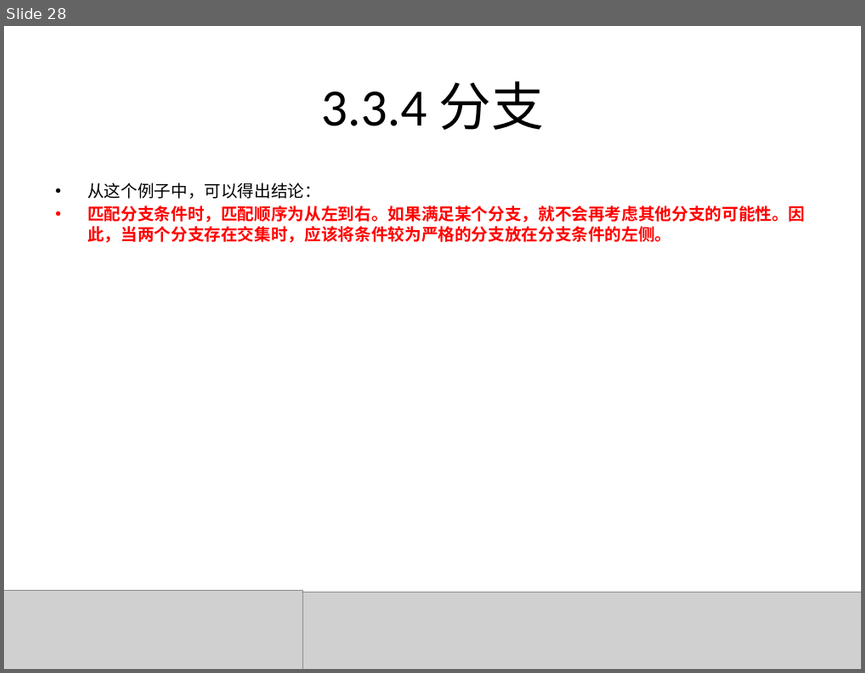
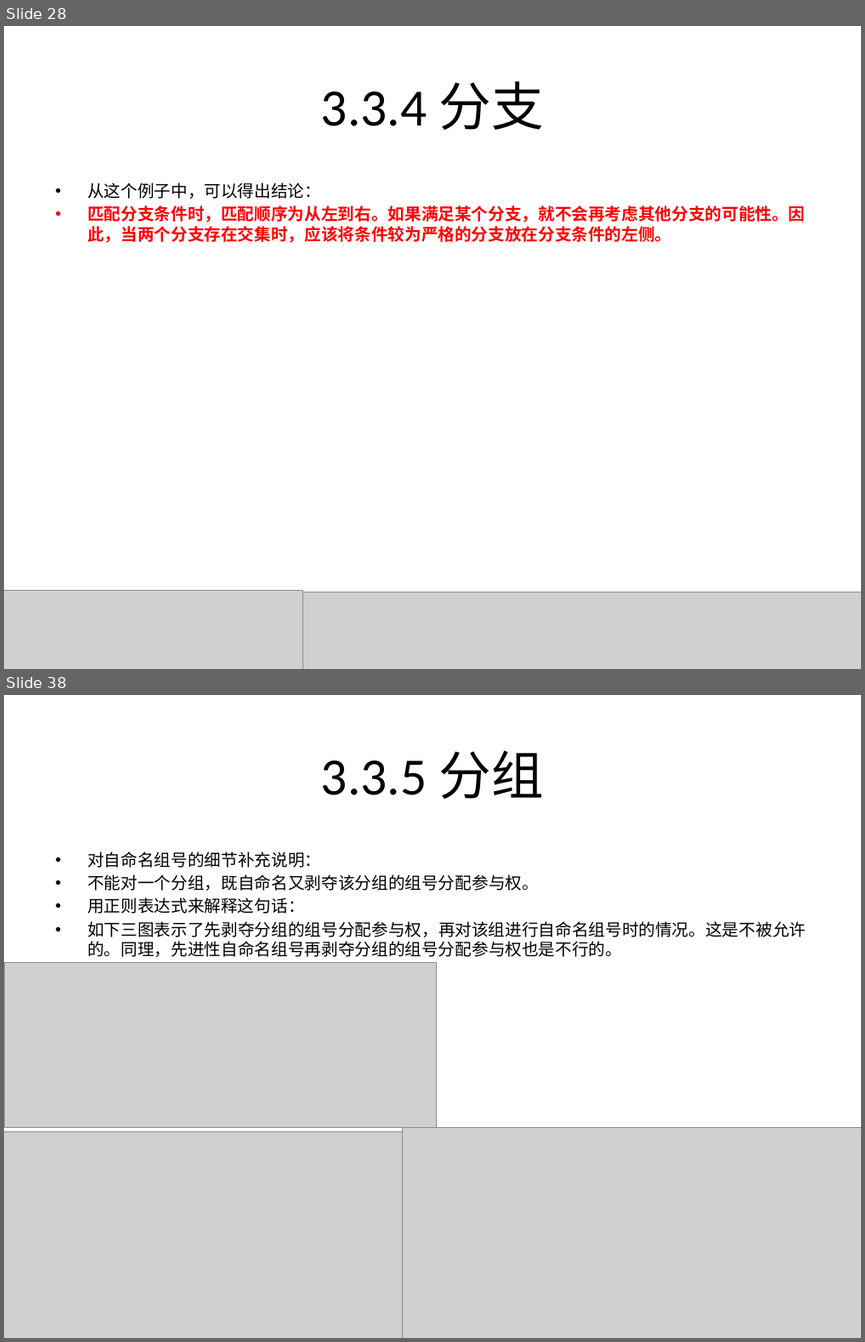
Before and after one commit to rayallen20/regularExpressions, a slide deck: 《PHP核心技术与最佳实践》第3章--正则表达式基础与应用/3.3 正则表达式匹配规则.pptx. Shown one above the other, each under a label of ours: slide 28 before the commit, slides 28 and 38 after it; the slides between them are not shown. The pictures are 865x673 and 865x1342 pixels, drawn with LibreOffice and Linux fonts; fonts in the diff are those of the drawing; grey boxes stand for pictures. Boxes give left, top, right and bottom in pixels: in the first picture for what was removed or moved away, otherwise in the second. Text is boxed around its words. In the diff, an @@ line names an element or a change of style, - is before the commit and + after.

```diff
--- a/《PHP核心技术与最佳实践》第3章--正则表达式基础与应用/3.3 正则表达式匹配规则.pptx
+++ b/《PHP核心技术与最佳实践》第3章--正则表达式基础与应用/3.3 正则表达式匹配规则.pptx
@@ slide 38 added at (x1=4, y1=695, x2=861, y2=1338), background #FFFFFF @@
@@ title added at (x1=321, y1=750, x2=544, y2=799), 44 pt, text #000000 @@
+3.3.5 分组
@@ text added at (x1=87, y1=851, x2=806, y2=957), 14 pt, text #000000 @@
+• 对自命名组号的细节补充说明：
+• 不能对一个分组，既自命名又剥夺该分组的组号分配参与权。
+• 用正则表达式来解释这句话：
+• 如下三图表示了先剥夺分组的组号分配参与权，再对该组进行自命名组号时的情况。这是不被允许的。同理，先进性自命名组号再剥夺分组的组号分配参与权也是不行的。
@@ picture added at (x1=4, y1=962, x2=436, y2=1128) @@
@@ picture added at (x1=402, y1=1127, x2=861, y2=1338) @@
@@ picture added at (x1=4, y1=1131, x2=403, y2=1338) @@
```
Also in this commit, not shown: 25 other slides added, 6 other files.
